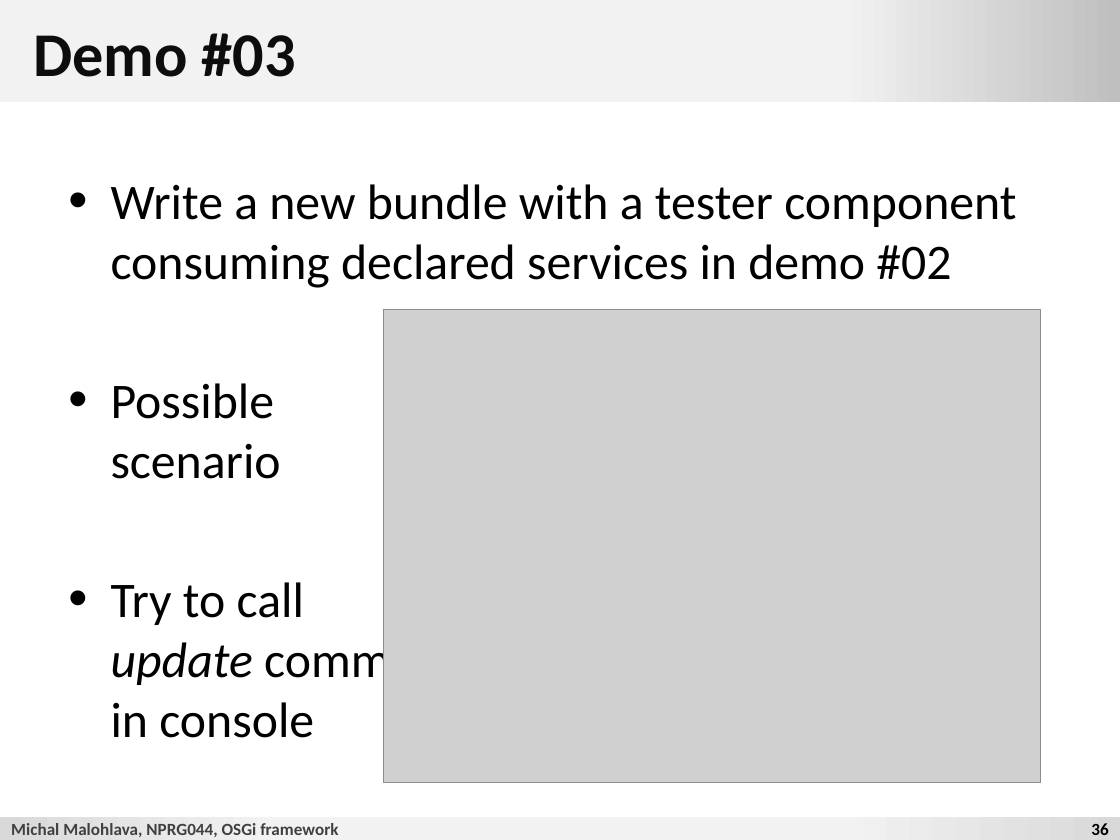
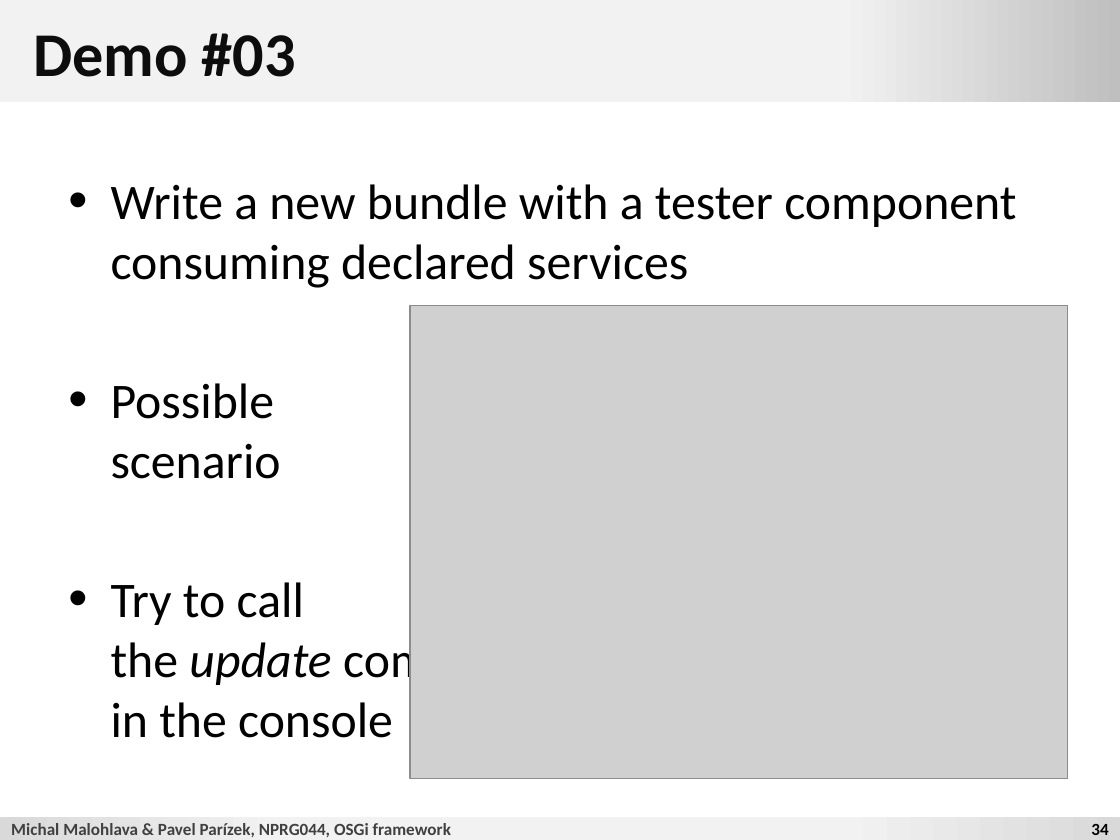
Before and after one commit to d3slect/nprg044-eclipse-platform, a slide deck: slide 34 of slides/2012-13/01-osgi/01-osgi.pptx (slide 36 before the commit). Drawn at 1120x840 pixels with LibreOffice and Linux fonts; fonts in the diff are those of the drawing; grey boxes stand for pictures; background and template pictures are left out. Boxes give left, top, right and bottom in pixels: in the first picture for what was removed or moved away, otherwise in the second. Text is boxed around its words. In the diff, an @@ line names an element or a change of style, - is before the commit and + after.

Commit message:
osgi

```diff
--- a/slides/2012-13/01-osgi/01-osgi.pptx
+++ b/slides/2012-13/01-osgi/01-osgi.pptx
@@ text at (111,184,1016,288): text changed @@
-• Write a new bundle with a tester component consuming declared services in demo #02
+• Write a new bundle with a tester component consuming declared services
@@ picture: place and size @@
-picture at (384,309,1042,782)
+picture at (410,306,1067,778)
@@ text at (111,582,546,738): text changed @@
-• Try to call
-  update command
-  in console
+• Try to call
+  the update command
+  in the console
@@ text at (11,823,451,837): text changed @@
-Michal Malohlava, NPRG044, OSGi framework
+Michal Malohlava & Pavel Parízek, NPRG044, OSGi framework
@@ page number at (1091,824,1108,835): text changed @@
-36
+34
```
Also in this commit, not shown: 41 other slides changed, 2 slides removed, 58 other files.
